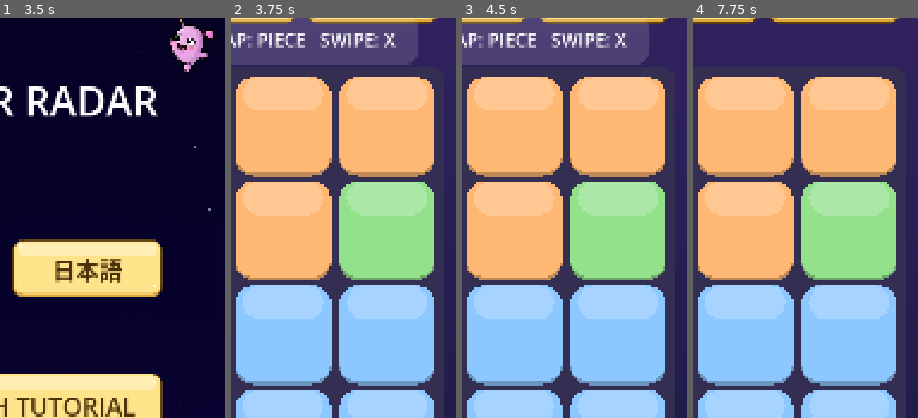
Above: before the commit, frames 1-4 (left to right).
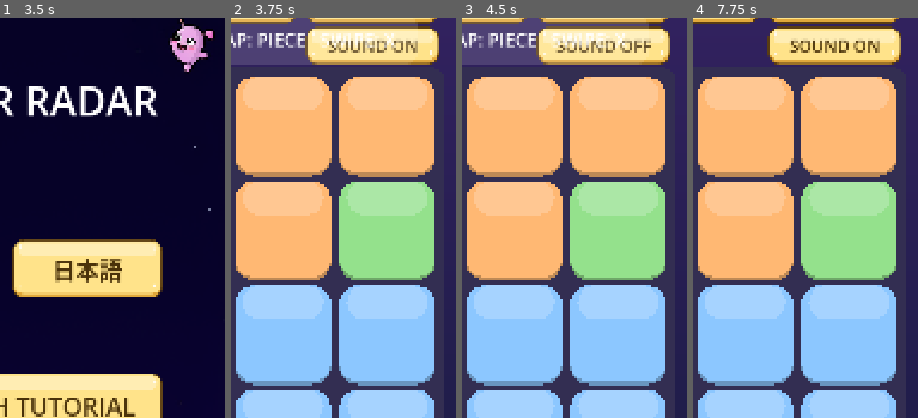
Above: after the commit, the same moments.

Repository: hidekig1001-cell/invader-radar
Game: Godot game, scene res://scenes/app.tscn
Same seed, same stepped clock (60 frames per second), same inputs: the game is played once before the commit and once after it.
Inputs (mouse positions are % of the whole screen's width and height, from its top left):
- Up to frame 1 (3.5 s): tap Enter at 0.5 s; move the mouse to (72, 45) at 0.52 s; hold Shift 0.53-1.25 s; click (72, 45) at 0.67 s; click "SOUND ON" at 1.25 s; click "SOUND OFF" at 2 s; click "English" at 2.75 s
- Up to frame 2 (3.75 s): click "START NOW" at 3.5 s
- Up to frame 3 (4.5 s): click (81, 22) at 4.25 s, where only the run after the commit has a clickable "SOUND ON"
- Up to frame 4 (7.75 s): click (81, 22) at 5 s, where only the run after the commit has a clickable "SOUND OFF"; click "RESTART" at 5.75 s; click "RESTART" at 6.5 s; click "RESTART" at 7.25 s
The pictures show only the part of the screen within x 50-100%, y 18-68%; the shares and areas given below are measured in that part.

Frame 1 is identical in both runs. In frame 2, 5.5% of the frame differs, in the area x 32-93%, y 2-12%; in frame 3, 5.5%; in frame 4, 5.6%.

Commit message:
CR-1131: ゲーム中の音のボタン
improve runner が生成（実装: qwen3.8-flashnext-strata-v100、テスト: qwen3.8-flashnext-strata-v100）。run: 20261022-2359-CR-1131

Diff:
--- a/scenes/hud.gd
+++ b/scenes/hud.gd
@@ -13,6 +13,7 @@
 const FONT_SIZE := 52
 const SCREEN := Vector2(1080, 1920)
 const ButtonStyle = preload("res://scenes/button_style.gd")
+const SoundSettings = preload("res://game/sound_settings.gd")
 
 const ROW_BUTTON_RECTS := [Rect2(40, 260, 320, 100), Rect2(380, 260, 320, 100), Rect2(720, 260, 320, 100)]
 const ROW_BUTTON_SIZE := Vector2(320, 100)
@@ -44,6 +45,8 @@
 
 var language: String = "en"
 var tutorial_mode: bool = false
+var settings_path: String = "user://settings.json"
+var sound_button: Button
 
 
 func _ready() -> void:
@@ -95,6 +98,15 @@
 
 	finish_row_buttons([undo_button, restart_button, settings_button], 320)
 	set_time(0.0)
+
+	sound_button = Button.new()
+	sound_button.position = Vector2(720, 370)
+	sound_button.size = Vector2(320, 90)
+	ButtonStyle.apply_to(sound_button)
+	sound_button.add_theme_font_size_override("font_size", 40)
+	sound_button.pressed.connect(toggle_sound)
+	add_child(sound_button)
+	update_sound_label()
 
 
 func set_language(lang: String) -> void:
@@ -107,6 +119,7 @@
 		solve_button.text = localized("ANSWER", "答え")
 	finish_row_buttons([undo_button, restart_button, settings_button], 320)
 	set_table_names()
+	update_sound_label()
 
 
 func localized(en_text: String, ja_text: String) -> String:
@@ -124,6 +137,7 @@
 	hint_button.text = localized("HINT (%d)", "ヒント (%d)") % int(snap.get("hints", 0))
 	hint_button.disabled = tutorial_mode or int(snap.get("hints", 0)) <= 0 or snap.get("status", "") != "playing"
 	undo_button.disabled = tutorial_mode or snap.get("status", "") != "playing"
+	update_sound_label()
 
 
 func set_apply_visible(on: bool) -> void:
@@ -252,3 +266,29 @@
 	# Draw inner horizontal line
 	var y := TABLE_RECT.position.y + cell_h
 	draw_line(Vector2(TABLE_RECT.position.x, y), Vector2(TABLE_RECT.position.x + TABLE_RECT.size.x, y), TABLE_LINE, 3.0)
+
+
+func toggle_sound() -> void:
+	var m = not SoundSettings.load_muted(settings_path)
+	SoundSettings.save_muted(settings_path, m)
+	SoundSettings.apply(m)
+	update_sound_label()
+
+
+func update_sound_label() -> void:
+	if sound_button != null:
+		sound_button.text = sound_label()
+
+
+func sound_label() -> String:
+	var muted = SoundSettings.load_muted(settings_path)
+	if muted:
+		if language == "ja":
+			return "音 OFF"
+		else:
+			return "SOUND OFF"
+	else:
+		if language == "ja":
+			return "音 ON"
+		else:
+			return "SOUND ON"
--- /dev/null
+++ b/test/cr/test_cr_1131.gd
@@ -0,0 +1,45 @@
+extends GutTest
+
+const Hud = preload("res://scenes/hud.gd")
+const Save = preload("res://game/session_save.gd")
+
+
+func _make_hud(path: String) -> Node:
+	var h = Hud.new()
+	add_child_autofree(h)
+	h.settings_path = path
+	return h
+
+
+## CHECK: 1
+func test_sound_button_toggle() -> void:
+	var path = "user://test_cr_1131_settings.json"
+	Save.write_text(path, "")
+	var h = _make_hud(path)
+	h.update_sound_label()
+
+	assert_eq(h.sound_button.position, Vector2(720, 370))
+	assert_eq(h.sound_button.size, Vector2(320, 90))
+	assert_eq(h.sound_button.text, "SOUND ON")
+
+	h.toggle_sound()
+	assert_eq(h.sound_button.text, "SOUND OFF")
+	assert_true(AudioServer.is_bus_mute(0))
+	assert_eq(Save.read_dict(path)["muted"], true)
+
+	h.toggle_sound()
+	assert_eq(h.sound_button.text, "SOUND ON")
+	assert_false(AudioServer.is_bus_mute(0))
+
+
+## CHECK: 2
+func test_sound_label_language_and_update_from() -> void:
+	var path = "user://test_cr_1131_lang.json"
+	Save.write_json(path, {"muted": true})
+	var h = _make_hud(path)
+	h.set_language("ja")
+	assert_eq(h.sound_button.text, "音 OFF")
+
+	Save.write_json(path, {"muted": false})
+	h.update_from({"level": 1, "score": 0, "hints": 3, "moves": 0, "status": "playing"})
+	assert_eq(h.sound_button.text, "音 ON")
